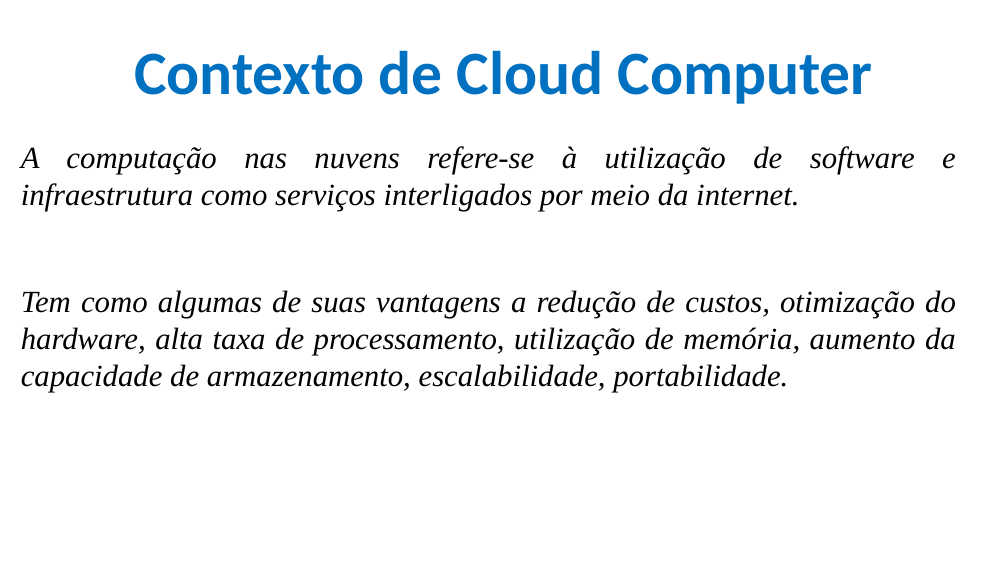
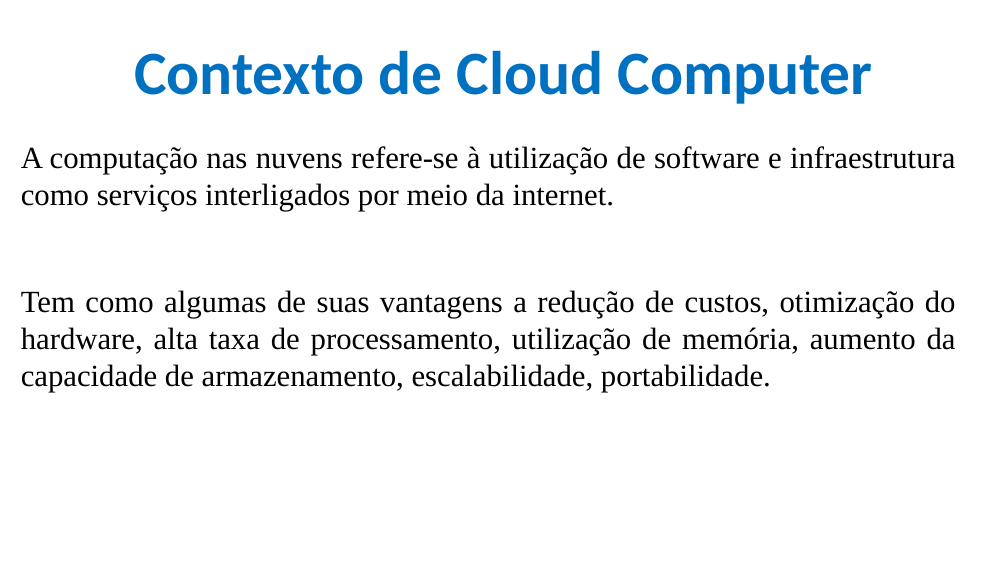
Before and after one commit to CloudEducationBrazil/WydenComputacaoNuvemWebServicesLinux, a slide deck: slide 3 of 01 Classes/Aula 01 - Computação em Nuvem e Web Services em Linux.pptx. Drawn at 1008x567 pixels with LibreOffice and Linux fonts; fonts in the diff are those of the drawing; background and template pictures are left out. Boxes give left, top, right and bottom in pixels: in the first picture for what was removed or moved away, otherwise in the second. Text is boxed around its words. In the diff, an @@ line names an element or a change of style, - is before the commit and + after.

Commit message:
Prática cloud computer

```diff
--- a/01 Classes/Aula 01 - Computação em Nuvem e Web Services em Linux.pptx
+++ b/01 Classes/Aula 01 - Computação em Nuvem e Web Services em Linux.pptx
@@ text "A computação nas nuvens refere-se ..." at (21, 146, 956, 392): italic off @@
```
Also in this commit, not shown: 1 other slide changed, 2 other files.
